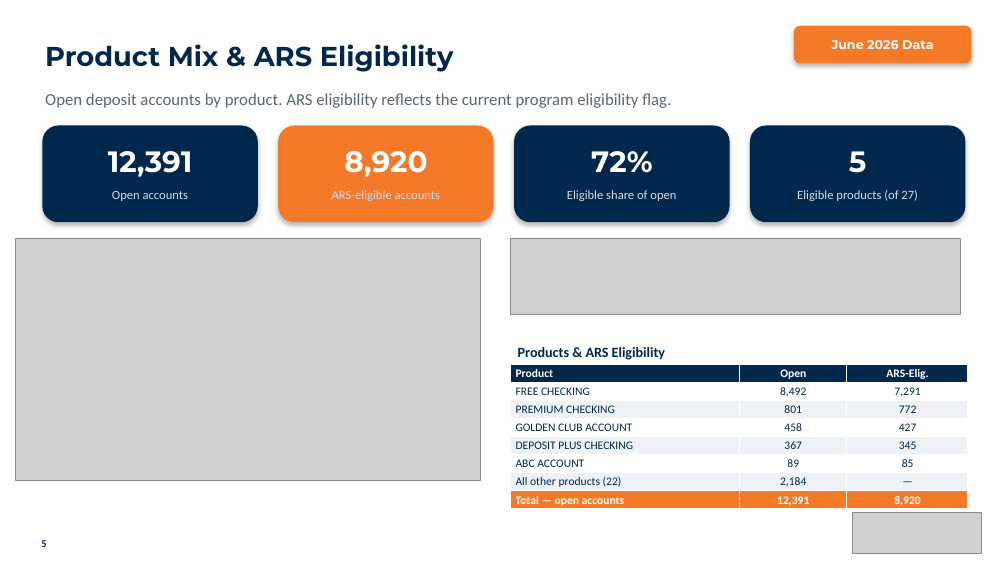
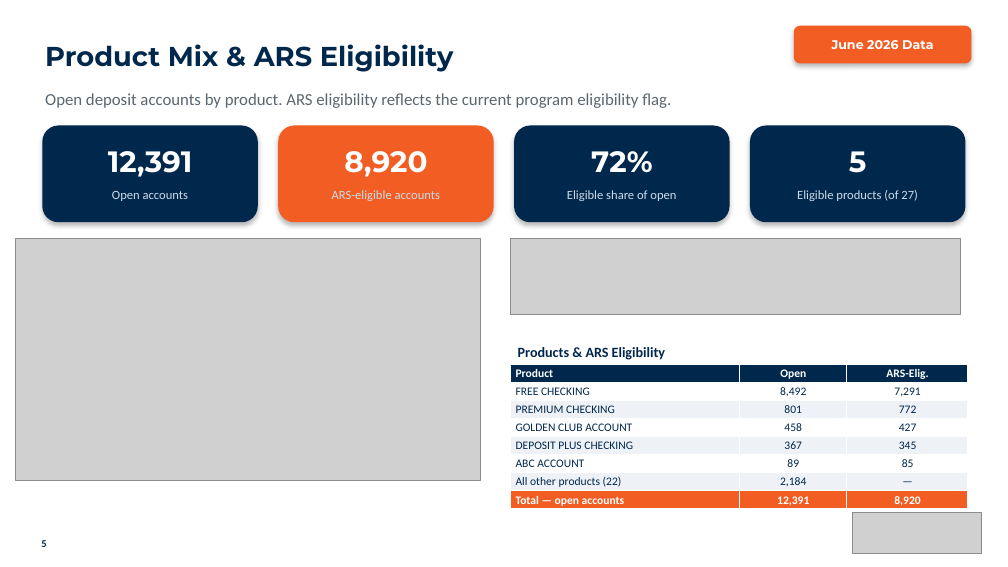
Before and after one commit to aburgard-csi/Velocity_Reporting, a slide deck: slide 5 of templates/multi-product_reference_deck.pptx. Drawn at 1008x567 pixels with LibreOffice and Linux fonts; fonts in the diff are those of the drawing; grey boxes stand for pictures. Boxes give left, top, right and bottom in pixels: in the first picture for what was removed or moved away, otherwise in the second. Text is boxed around its words. In the diff, an @@ line names an element or a change of style, - is before the commit and + after.

```diff
--- a/templates/multi-product_reference_deck.pptx
+++ b/templates/multi-product_reference_deck.pptx
@@ rounded rectangle "June 2026 Data" at bbox=[794, 26, 972, 64]: fill #F47A29 to #F15D22 @@
@@ rounded rectangle at bbox=[278, 126, 494, 222]: fill #F47A29 to #F15D22 @@
@@ table at bbox=[510, 364, 967, 510] @@
@@ fill #F47A29 to #F15D22 in row 8 @@
```
Also in this commit, not shown: 50 other slides changed, 12 other files.
